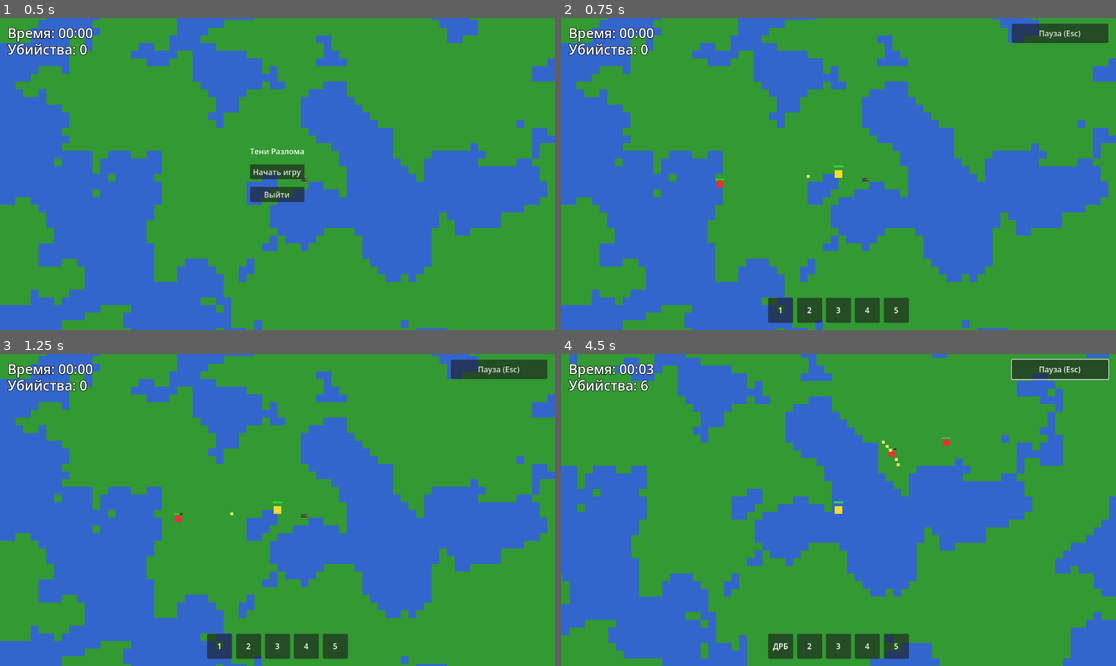
Above: before the commit, frames 1-4 (two rows, left to right).
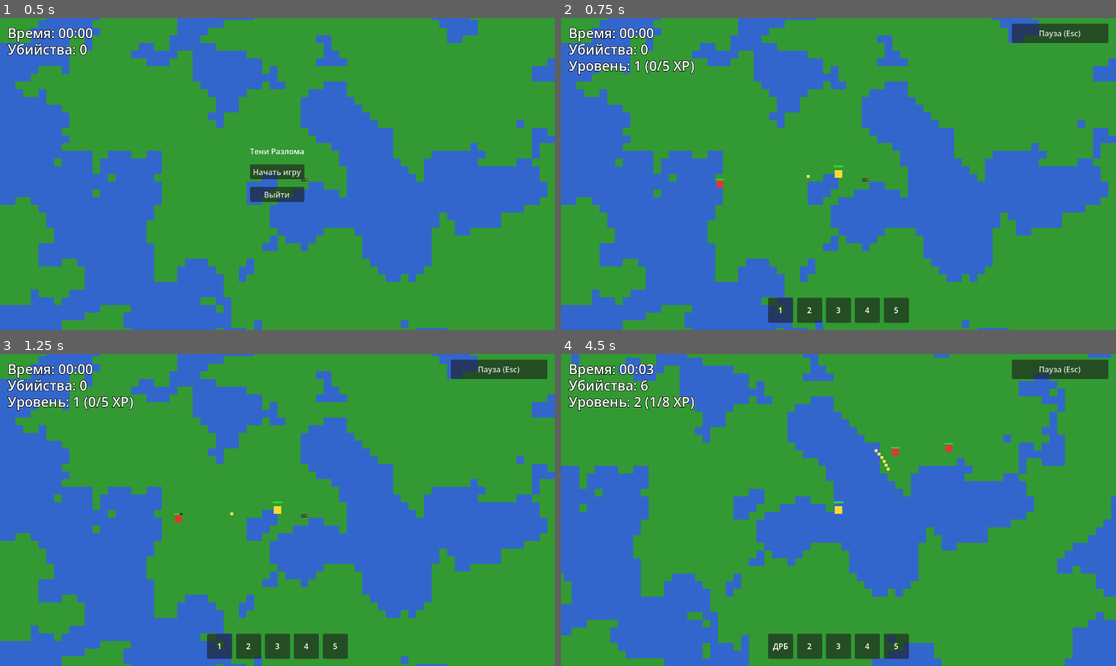
Above: after the commit, the same moments.

Repository: aegissana-sudo/vada
Game: Godot game, scene res://Main.tscn
Two runs of this game, one before a commit and one after it. Both use one fixed random seed, a clock stepped at 60 frames per second and the inputs below.
Inputs (mouse positions are in pixels of both pictures, inside the frame that each line leads up to):
- Up to frame 1 (0.5 s): no input
- Up to frame 2 (0.75 s): click "Начать игру" at 0.5 s
- Up to frame 3 (1.25 s): no input
- Up to frame 4 (4.5 s): click "Пауза (Esc)" at 1.25 s; click "Продолжить (Esc)" at 2 s; hold Right (ui_right) 2.78-3.5 s; click (838, 485) at 3.5 s, where only the run after the commit has a clickable "Пистолет: скорострельность Пи…"; hold Down (ui_down) from 4.28 s (still down)

Frame 1 is identical in both runs. In frame 2, 0.5% of the frame differs, in the area x 1-25%, y 13-19%; in frame 3, 0.5%; in frame 4, 3.7%, in the area x 0-100%, y 0-100%.

Commit message:
Добавить уровни за убийства и меню улучшений

Diff:
--- a/Main.tscn
+++ b/Main.tscn
@@ -47,6 +47,16 @@
 text = "Убийства: 0"
 label_settings = SubResource("2")
 
+
+[node name="LevelLabel" type="Label" parent="CanvasLayer"]
+layout_mode = 0
+offset_left = 16.0
+offset_top = 80.0
+offset_right = 360.0
+offset_bottom = 116.0
+text = "Уровень: 1 (0/5 XP)"
+label_settings = SubResource("2")
+
 [node name="PauseButton" type="Button" parent="CanvasLayer"]
 visible = false
 layout_mode = 1
@@ -161,6 +171,54 @@
 layout_mode = 2
 text = "Выйти"
 
+
+[node name="LevelUpMenu" type="Control" parent="CanvasLayer"]
+visible = false
+layout_mode = 3
+anchors_preset = 15
+anchor_right = 1.0
+anchor_bottom = 1.0
+
+[node name="CenterContainer" type="CenterContainer" parent="CanvasLayer/LevelUpMenu"]
+layout_mode = 1
+anchors_preset = 15
+anchor_right = 1.0
+anchor_bottom = 1.0
+
+[node name="VBoxContainer" type="VBoxContainer" parent="CanvasLayer/LevelUpMenu/CenterContainer"]
+layout_mode = 2
+custom_minimum_size = Vector2(520, 0)
+alignment = 1
+theme_override_constants/separation = 10
+
+[node name="TitleLabel" type="Label" parent="CanvasLayer/LevelUpMenu/CenterContainer/VBoxContainer"]
+layout_mode = 2
+text = "Новый уровень"
+horizontal_alignment = 1
+
+[node name="HintLabel" type="Label" parent="CanvasLayer/LevelUpMenu/CenterContainer/VBoxContainer"]
+layout_mode = 2
+text = "Выберите одно улучшение оружия"
+horizontal_alignment = 1
+
+[node name="Option1Button" type="Button" parent="CanvasLayer/LevelUpMenu/CenterContainer/VBoxContainer"]
+custom_minimum_size = Vector2(0, 74)
+layout_mode = 2
+text = "Опция 1"
+autowrap_mode = 2
+
+[node name="Option2Button" type="Button" parent="CanvasLayer/LevelUpMenu/CenterContainer/VBoxContainer"]
+custom_minimum_size = Vector2(0, 74)
+layout_mode = 2
+text = "Опция 2"
+autowrap_mode = 2
+
+[node name="Option3Button" type="Button" parent="CanvasLayer/LevelUpMenu/CenterContainer/VBoxContainer"]
+custom_minimum_size = Vector2(0, 74)
+layout_mode = 2
+text = "Опция 3"
+autowrap_mode = 2
+
 [node name="GameOverMenu" type="Control" parent="CanvasLayer"]
 visible = false
 layout_mode = 3
--- a/scripts/player.gd
+++ b/scripts/player.gd
@@ -14,6 +14,7 @@
 @export var shotgun_shoot_interval := 0.7
 @export var shotgun_bullet_speed := 350.0
 @export var shotgun_bullet_damage := 1
+@export var shotgun_damage_bonus_per_upgrade := 1
 
 @onready var sprite: Sprite2D = $Sprite2D
 
@@ -21,6 +22,21 @@
 var _bullet_script := preload("res://scripts/bullet.gd")
 var _health := max_health
 var _has_shotgun := false
+
+func apply_weapon_upgrade(upgrade_id: String) -> void:
+    match upgrade_id:
+        "pistol_damage":
+            bullet_damage += 1
+        "pistol_rate":
+            shoot_interval = max(shoot_interval - 0.05, 0.1)
+        "pistol_speed":
+            bullet_speed += 40.0
+        "shotgun_pellets":
+            shotgun_pellet_count += 1
+        "shotgun_rate":
+            shotgun_shoot_interval = max(shotgun_shoot_interval - 0.07, 0.2)
+        "shotgun_damage":
+            shotgun_bullet_damage += shotgun_damage_bonus_per_upgrade
 
 func _ready() -> void:
     add_to_group("player")
--- a/scripts/world.gd
+++ b/scripts/world.gd
@@ -13,6 +13,7 @@
 @onready var player: CharacterBody2D = $Player
 @onready var survival_timer_label: Label = $CanvasLayer/SurvivalTimerLabel
 @onready var kill_counter_label: Label = $CanvasLayer/KillCounterLabel
+@onready var level_label: Label = $CanvasLayer/LevelLabel
 @onready var main_menu: Control = $CanvasLayer/MainMenu
 @onready var game_over_menu: Control = $CanvasLayer/GameOverMenu
 @onready var game_over_time_label: Label = $CanvasLayer/GameOverMenu/CenterContainer/VBoxContainer/TimeLabel
@@ -21,6 +22,11 @@
 @onready var exit_button: Button = $CanvasLayer/MainMenu/CenterContainer/VBoxContainer/ExitButton
 @onready var shotgun_slot_label: Label = $CanvasLayer/InventoryUI/SlotsContainer/Slot1/Label
 @onready var pause_button: Button = $CanvasLayer/PauseButton
+@onready var level_up_menu: Control = $CanvasLayer/LevelUpMenu
+@onready var level_up_title_label: Label = $CanvasLayer/LevelUpMenu/CenterContainer/VBoxContainer/TitleLabel
+@onready var level_up_option_1_button: Button = $CanvasLayer/LevelUpMenu/CenterContainer/VBoxContainer/Option1Button
+@onready var level_up_option_2_button: Button = $CanvasLayer/LevelUpMenu/CenterContainer/VBoxContainer/Option2Button
+@onready var level_up_option_3_button: Button = $CanvasLayer/LevelUpMenu/CenterContainer/VBoxContainer/Option3Button
 
 var noise := FastNoiseLite.new()
 var generated_chunks: Dictionary = {}
@@ -31,8 +37,46 @@
 var _game_over := false
 var _survival_time := 0.0
 var _kill_count := 0
+var _level := 1
+var _xp := 0
+var _xp_to_next_level := 5
 var _game_started := false
 var _is_paused := false
+var _is_level_up_menu_open := false
+var _active_upgrade_options: Array = []
+
+const UPGRADE_POOL := [
+    {
+        "id": "pistol_damage",
+        "title": "Пистолет: урон +1",
+        "description": "Каждая пуля базового оружия наносит больше урона."
+    },
+    {
+        "id": "pistol_rate",
+        "title": "Пистолет: скорострельность",
+        "description": "Пистолет стреляет чаще (уменьшается пауза между выстрелами)."
+    },
+    {
+        "id": "pistol_speed",
+        "title": "Пистолет: скорость пули",
+        "description": "Пули летят быстрее и быстрее достигают цели."
+    },
+    {
+        "id": "shotgun_pellets",
+        "title": "Дробовик: +1 дробина",
+        "description": "Каждый выстрел дробовика выпускает больше дробин."
+    },
+    {
+        "id": "shotgun_rate",
+        "title": "Дробовик: темп огня",
+        "description": "Дробовик стреляет чаще."
+    },
+    {
+        "id": "shotgun_damage",
+        "title": "Дробовик: урон дроби",
+        "description": "Каждая дробина наносит больше урона."
+    }
+]
 
 func _ready() -> void:
     process_mode = Node.PROCESS_MODE_ALWAYS
@@ -46,6 +90,7 @@
     _update_chunks()
     _update_survival_ui()
     _update_kill_counter_ui()
+    _update_level_ui()
     _update_inventory_ui()
     _spawn_shotgun_pickup()
     player.died.connect(_on_player_died)
@@ -53,6 +98,9 @@
     start_button.pressed.connect(_on_start_button_pressed)
     exit_button.pressed.connect(_on_exit_button_pressed)
     pause_button.pressed.connect(_on_pause_button_pressed)
+    level_up_option_1_button.pressed.connect(_on_level_up_option_selected.bind(0))
+    level_up_option_2_button.pressed.connect(_on_level_up_option_selected.bind(1))
+    level_up_option_3_button.pressed.connect(_on_level_up_option_selected.bind(2))
 
     _set_gameplay_active(false)
 
@@ -86,10 +134,12 @@
     inventory_ui.visible = is_active
     pause_button.visible = is_active
     pause_button.text = "Пауза (Esc)"
+    level_label.visible = is_active
+    level_up_menu.visible = false
 
 
 func _toggle_pause() -> void:
-    if not _game_started or _game_over:
+    if not _game_started or _game_over or _is_level_up_menu_open:
         return
 
     _is_paused = not _is_paused
@@ -138,6 +188,9 @@
 
 func _update_kill_counter_ui() -> void:
     kill_counter_label.text = "Убийства: %d" % _kill_count
+
+func _update_level_ui() -> void:
+    level_label.text = "Уровень: %d (%d/%d XP)" % [_level, _xp, _xp_to_next_level]
 
 func _format_survival_time(total_seconds: float) -> String:
     var whole_seconds := int(total_seconds)
@@ -225,7 +278,69 @@
         return
 
     _kill_count += 1
+    _xp += 1
     _update_kill_counter_ui()
+    _update_level_ui()
+
+    if _xp >= _xp_to_next_level:
+        _level_up()
+
+func _level_up() -> void:
+    _level += 1
+    _xp -= _xp_to_next_level
+    _xp_to_next_level += 3
+    _update_level_ui()
+    _show_level_up_menu()
+
+func _show_level_up_menu() -> void:
+    _is_level_up_menu_open = true
+    _is_paused = true
+    get_tree().paused = true
+
+    level_up_title_label.text = "Новый уровень: %d" % _level
+    _active_upgrade_options = _build_upgrade_options(3)
+    _set_upgrade_button(level_up_option_1_button, 0)
+    _set_upgrade_button(level_up_option_2_button, 1)
+    _set_upgrade_button(level_up_option_3_button, 2)
+
+    level_up_menu.visible = true
+    pause_button.text = "Пауза (Esc)"
+
+func _build_upgrade_options(count: int) -> Array:
+    var options := UPGRADE_POOL.duplicate(true)
+    options.shuffle()
+    return options.slice(0, mini(count, options.size()))
+
+func _set_upgrade_button(button: Button, index: int) -> void:
+    if index >= _active_upgrade_options.size():
+        button.visible = false
+        button.disabled = true
+        return
+
+    var option: Dictionary = _active_upgrade_options[index]
+    var option_text := "%s\n%s" % [option["title"], option["description"]]
+    button.text = option_text
+    button.visible = true
+    button.disabled = false
+
+func _on_level_up_option_selected(index: int) -> void:
+    if index >= _active_upgrade_options.size():
+        return
+
+    var option: Dictionary = _active_upgrade_options[index]
+    if player.has_method("apply_weapon_upgrade"):
+        player.apply_weapon_upgrade(option["id"])
+
+    level_up_menu.visible = false
+    _active_upgrade_options.clear()
+    _is_level_up_menu_open = false
+
+    if _game_over:
+        return
+
+    _is_paused = false
+    get_tree().paused = false
+    pause_button.text = "Пауза (Esc)"
 
 func _on_player_died() -> void:
     if _game_over:
@@ -233,8 +348,10 @@
 
     _game_over = true
     _is_paused = false
+    _is_level_up_menu_open = false
     get_tree().paused = false
     pause_button.visible = false
+    level_up_menu.visible = false
     player.set_physics_process(false)
     player.set_process(false)
     player.visible = false
